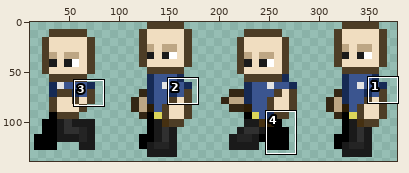
Sprite sheet -- Game/src/sprites/heroSprite/left.png. The picture above shows the old version from afar; the outline marks the close-up.
Close-up. Before:
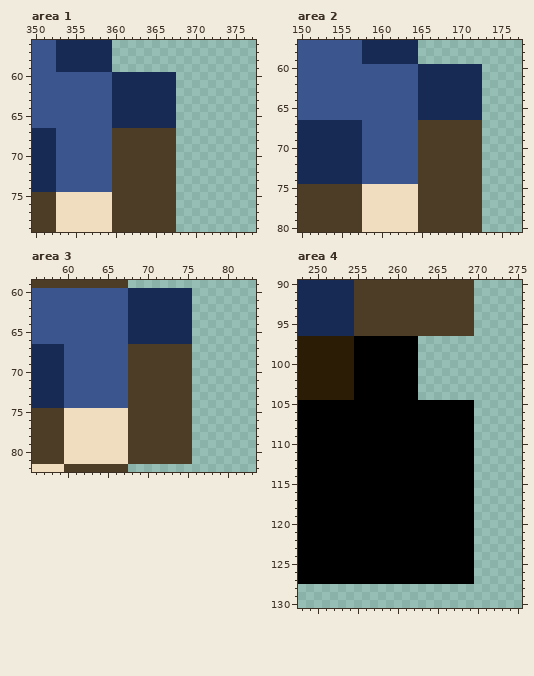
The file is 330x143 pixels. Shown: area 1: x 350..377, y 56..79; area 2: x 150..177, y 57..80; area 3: x 56..83, y 59..82; area 4: x 248..275, y 90..130. The old version is drawn lined up with the new one. The wide view leaves out empty margins.
And afterwards:
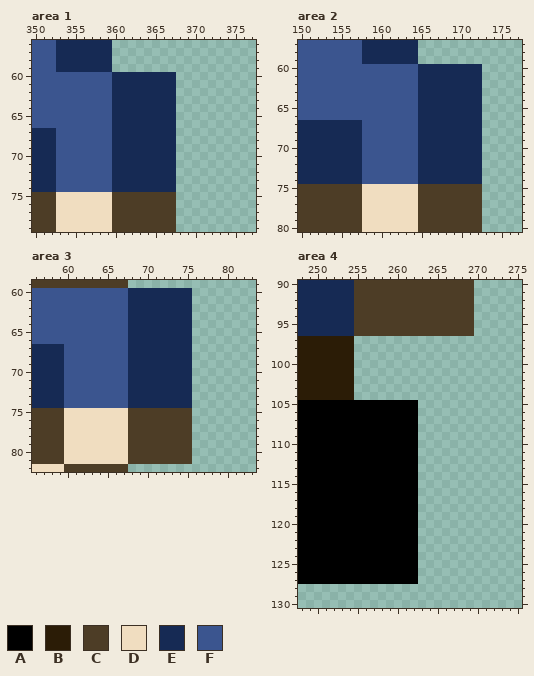
Palette (. is transparent): A #000000  B #2b1c06  C #4d3d26  D #f0ddc0  E #162a54  F #3b558f
Diff:
{"change": "canvas 330x143 -> 390x143; drawings rearranged on the sheet (the old picture shows each at its new place)"}
{"where": "area 1"}
{"y":67,"x":360,"old":"CCCCCCCC","new":"EEEEEEEE"}
{"y":68,"x":360,"old":"CCCCCCCC","new":"EEEEEEEE"}
{"y":69,"x":360,"old":"CCCCCCCC","new":"EEEEEEEE"}
{"y":70,"x":360,"old":"CCCCCCCC","new":"EEEEEEEE"}
{"y":71,"x":360,"old":"CCCCCCCC","new":"EEEEEEEE"}
{"y":72,"x":360,"old":"CCCCCCCC","new":"EEEEEEEE"}
{"y":73,"x":360,"old":"CCCCCCCC","new":"EEEEEEEE"}
{"y":74,"x":360,"old":"CCCCCCCC","new":"EEEEEEEE"}
{"where": "area 2"}
{"y":67,"x":165,"old":"CCCCCCCC","new":"EEEEEEEE"}
{"y":68,"x":165,"old":"CCCCCCCC","new":"EEEEEEEE"}
{"y":69,"x":165,"old":"CCCCCCCC","new":"EEEEEEEE"}
{"y":70,"x":165,"old":"CCCCCCCC","new":"EEEEEEEE"}
{"y":71,"x":165,"old":"CCCCCCCC","new":"EEEEEEEE"}
{"y":72,"x":165,"old":"CCCCCCCC","new":"EEEEEEEE"}
{"y":73,"x":165,"old":"CCCCCCCC","new":"EEEEEEEE"}
{"y":74,"x":165,"old":"CCCCCCCC","new":"EEEEEEEE"}
{"where": "area 3"}
{"y":67,"x":68,"old":"CCCCCCCC","new":"EEEEEEEE"}
{"y":68,"x":68,"old":"CCCCCCCC","new":"EEEEEEEE"}
{"y":69,"x":68,"old":"CCCCCCCC","new":"EEEEEEEE"}
{"y":70,"x":68,"old":"CCCCCCCC","new":"EEEEEEEE"}
{"y":71,"x":68,"old":"CCCCCCCC","new":"EEEEEEEE"}
{"y":72,"x":68,"old":"CCCCCCCC","new":"EEEEEEEE"}
{"y":73,"x":68,"old":"CCCCCCCC","new":"EEEEEEEE"}
{"y":74,"x":68,"old":"CCCCCCCC","new":"EEEEEEEE"}
{"where": "area 4"}
{"y":97,"x":255,"old":"AAAAAAAA","new":"........"}
{"y":98,"x":255,"old":"AAAAAAAA","new":"........"}
{"y":99,"x":255,"old":"AAAAAAAA","new":"........"}
{"y":100,"x":255,"old":"AAAAAAAA","new":"........"}
{"y":101,"x":255,"old":"AAAAAAAA","new":"........"}
{"y":102,"x":255,"old":"AAAAAAAA","new":"........"}
{"y":103,"x":255,"old":"AAAAAAAA","new":"........"}
{"y":104,"x":255,"old":"AAAAAAAA","new":"........"}
{"y":105,"x":263,"old":"AAAAAAA","new":"......."}
{"y":106,"x":263,"old":"AAAAAAA","new":"......."}
{"y":107,"x":263,"old":"AAAAAAA","new":"......."}
{"y":108,"x":263,"old":"AAAAAAA","new":"......."}
{"y":109,"x":263,"old":"AAAAAAA","new":"......."}
{"y":110,"x":263,"old":"AAAAAAA","new":"......."}
{"y":111,"x":263,"old":"AAAAAAA","new":"......."}
{"y":112,"x":263,"old":"AAAAAAA","new":"......."}
{"y":113,"x":263,"old":"AAAAAAA","new":"......."}
{"y":114,"x":263,"old":"AAAAAAA","new":"......."}
{"y":115,"x":263,"old":"AAAAAAA","new":"......."}
{"y":116,"x":263,"old":"AAAAAAA","new":"......."}
{"y":117,"x":263,"old":"AAAAAAA","new":"......."}
{"y":118,"x":263,"old":"AAAAAAA","new":"......."}
{"y":119,"x":263,"old":"AAAAAAA","new":"......."}
{"y":120,"x":263,"old":"AAAAAAA","new":"......."}
{"y":121,"x":263,"old":"AAAAAAA","new":"......."}
{"y":122,"x":263,"old":"AAAAAAA","new":"......."}
{"y":123,"x":263,"old":"AAAAAAA","new":"......."}
{"y":124,"x":263,"old":"AAAAAAA","new":"......."}
{"y":125,"x":263,"old":"AAAAAAA","new":"......."}
{"y":126,"x":263,"old":"AAAAAAA","new":"......."}
{"y":127,"x":263,"old":"AAAAAAA","new":"......."}
{"label":"changed","picture_box":[112,128,176,192]}
{"label":"changed","picture_box":[418,120,482,184]}
{"label":"changed","picture_box":[128,344,192,408]}
{"label":"erased","picture_box":[354,336,474,584]}
